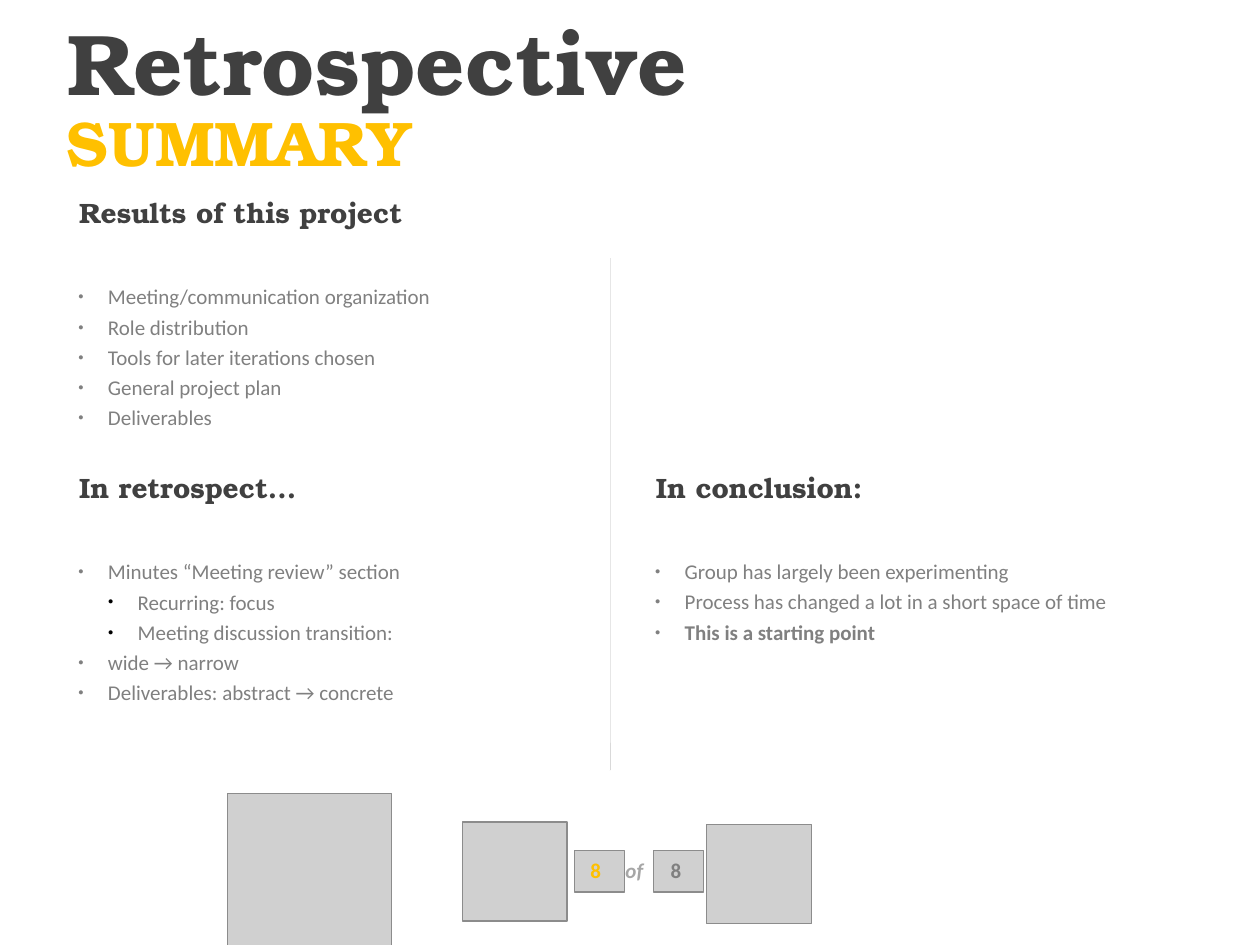
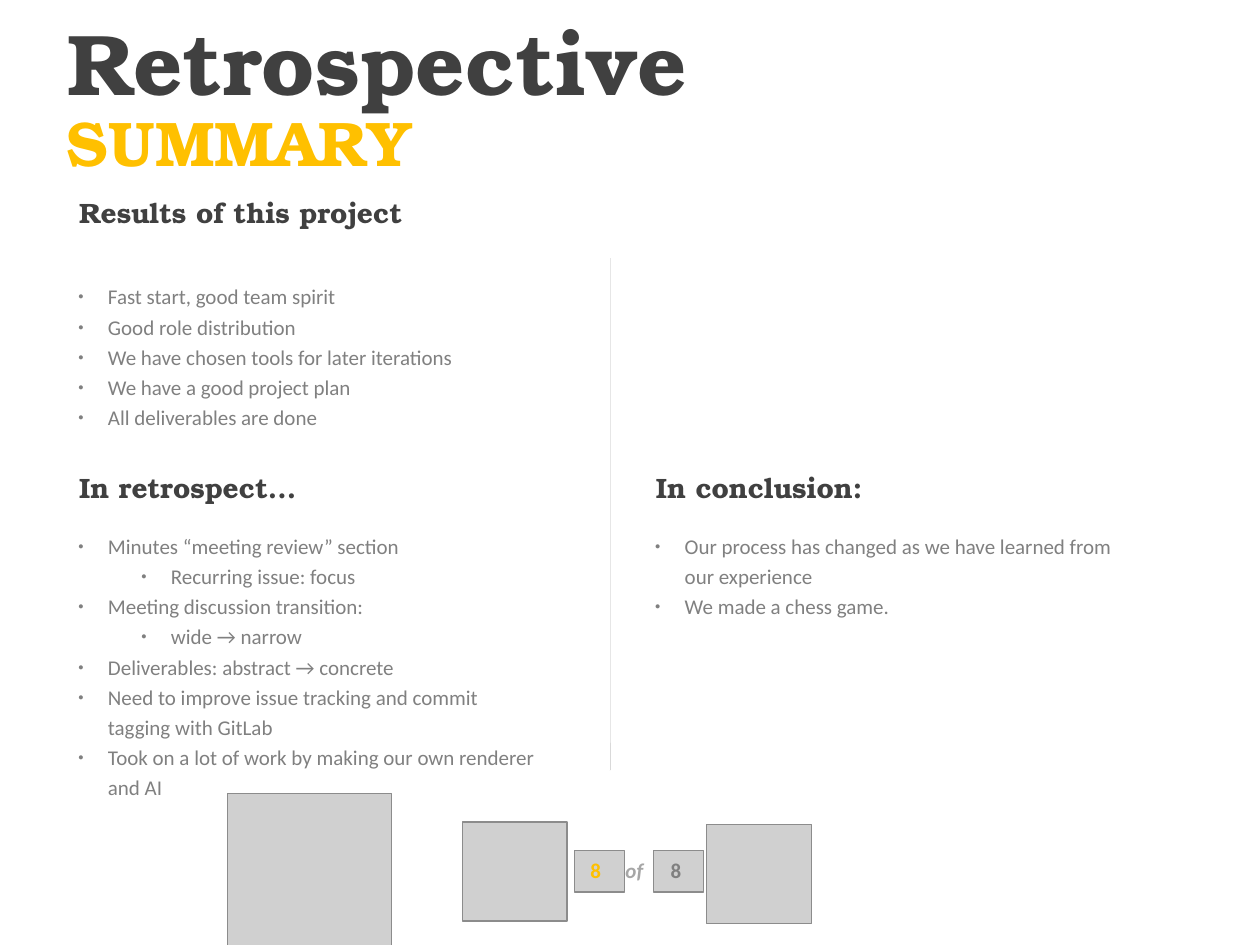
Before and after one commit to luringens/DoodleChess, a slide deck: slide 8 of docs/presentation/Presentasjon oblig3.pptx (slide 10 before the commit). Drawn at 1260x945 pixels with LibreOffice and Linux fonts; fonts in the diff are those of the drawing; grey boxes stand for pictures; background and template pictures are left out. Boxes give left, top, right and bottom in pixels: in the first picture for what was removed or moved away, otherwise in the second. Text is boxed around its words. In the diff, an @@ line names an element or a change of style, - is before the commit and + after.

Commit message:
[Presentation] Update

```diff
--- a/docs/presentation/Presentasjon oblig3.pptx
+++ b/docs/presentation/Presentasjon oblig3.pptx
@@ text at <box>108,289,452,425</box>: text changed @@
-● Meeting/communication organization
-● Role distribution
-● Tools for later iterations chosen
-● General project plan
-● Deliverables
+● Fast start, good team spirit
+● Good role distribution
+● We have chosen tools for later iterations
+● We have a good project plan
+● All deliverables are done
@@ text "Minutes “meeting review” section": place and size @@
-text "Minutes “meeting review” section" at <box>108,564,400,700</box>
+text "Minutes “meeting review” section" at <box>108,539,534,795</box>
@@ text at <box>108,539,398,644</box>: text changed @@
-● Minutes “Meeting review” section
-  ● Recurring: focus
-● Meeting discussion transition:
-  wide → narrow
+● Minutes “meeting review” section
+  ● Recurring issue: focus
+● Meeting discussion transition:
+  ● wide → narrow
@@ text at <box>685,539,1111,618</box>: text changed @@
-● Group has largely been experimenting
-● Process has changed a lot in a short space of time
-● This is a starting point
+● Our process has changed as we have learned from our experience
+● We made a chess game.
@@ text at <box>108,690,534,795</box>: paragraphs added @@
+● Need to improve issue tracking and commit tagging with GitLab
+● Took on a lot of work by making our own renderer and AI
```
Also in this commit, not shown: 4 other slides changed, 2 slides removed.
